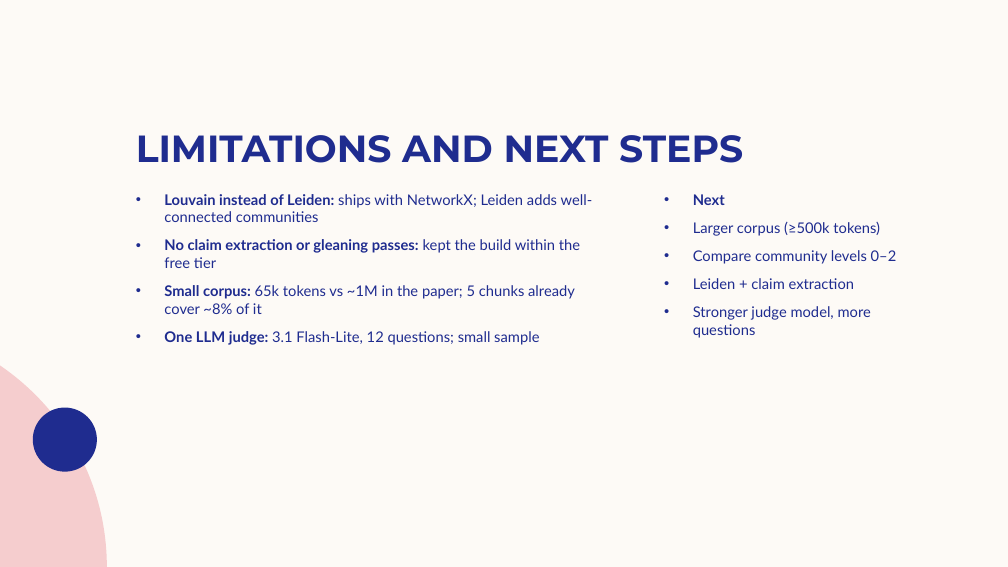
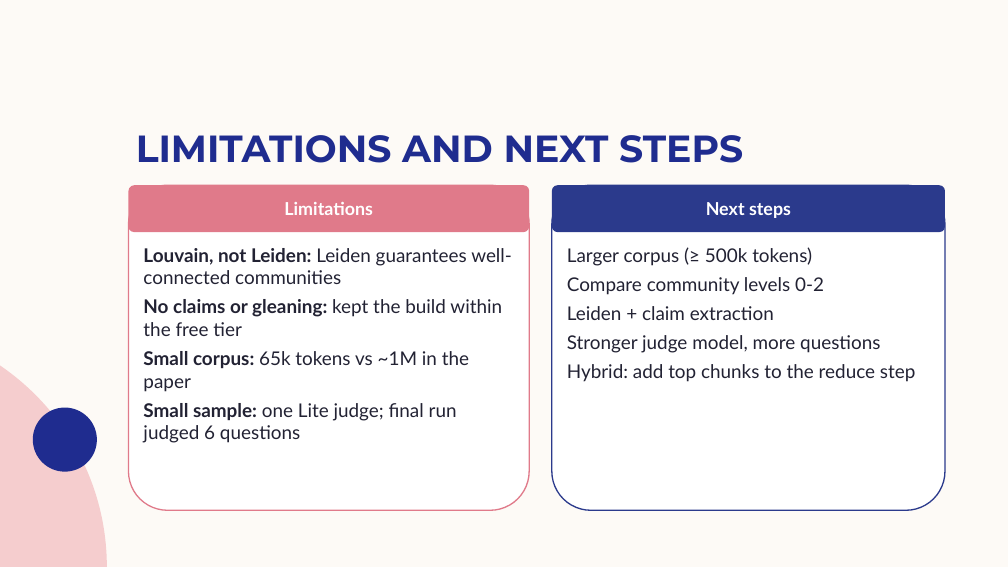
Before and after one commit to Kiki150804/sdm_proj, a slide deck: slide 15 of presentation/GraphRAG_final.pptx. Drawn at 1008x567 pixels with LibreOffice and Linux fonts; fonts in the diff are those of the drawing; background and template pictures are left out. Boxes give left, top, right and bottom in pixels: in the first picture for what was removed or moved away, otherwise in the second. Text is boxed around its words. In the diff, an @@ line names an element or a change of style, - is before the commit and + after.

Commit message:
Map step reads community entity/relation details; GraphRAG now beats vector RAG on 3 of 4 criteria; fuller slides

```diff
--- a/presentation/GraphRAG_final.pptx
+++ b/presentation/GraphRAG_final.pptx
@@ rounded rectangle added at bbox=[129, 185, 529, 510], fill #FFFFFF, outline #E07A8A 1.25 pt @@
@@ rounded rectangle added at bbox=[129, 185, 529, 232], fill #E07A8A, 17 pt, text #FFFFFF, bold @@
+Limitations
@@ rounded rectangle added at bbox=[552, 185, 945, 510], fill #FFFFFF, outline #2B3A8C 1.25 pt @@
@@ rounded rectangle added at bbox=[552, 185, 945, 232], fill #2B3A8C, 17 pt, text #FFFFFF, bold @@
+Next steps
@@ text at bbox=[143, 248, 512, 443]: text changed; size 14 to 18 pt; text colour #1F2C8F to #222233 @@
-• Louvain instead of Leiden: ships with NetworkX; Leiden adds well-connected communities
-• No claim extraction or gleaning passes: kept the build within the free tier
-• Small corpus: 65k tokens vs ~1M in the paper; 5 chunks already cover ~8% of it
-• One LLM judge: 3.1 Flash-Lite, 12 questions; small sample
+Louvain, not Leiden: Leiden guarantees well-connected communities
+No claims or gleaning: kept the build within the free tier
+Small corpus: 65k tokens vs ~1M in the paper
+Small sample: one Lite judge; final run judged 6 questions
@@ text "Larger corpus (≥ 500k tokens)": place and size @@
-text "Larger corpus (≥ 500k tokens)" at bbox=[693, 194, 897, 338]
+text "Larger corpus (≥ 500k tokens)" at bbox=[567, 247, 915, 382]
@@ text at bbox=[567, 247, 824, 295]: text changed; size 14 to 18 pt; text colour #1F2C8F to #222233 @@
-• Next
-• Larger corpus (≥500k tokens)
-• Compare community levels 0–2
+Larger corpus (≥ 500k tokens)
+Compare community levels 0-2
@@ text at bbox=[567, 335, 880, 353]: size 14 to 18 pt, text colour #1F2C8F to #222233 in "Leiden + claim extraction", "Stronger judge model, more questions"; bullet • to none; less space between paragraphs @@
@@ text at bbox=[567, 364, 915, 382]: paragraph added @@
+Hybrid: add top chunks to the reduce step
```
Also in this commit, not shown: 11 other slides changed, 4 slides added, 4 slides removed, 18 other files.
